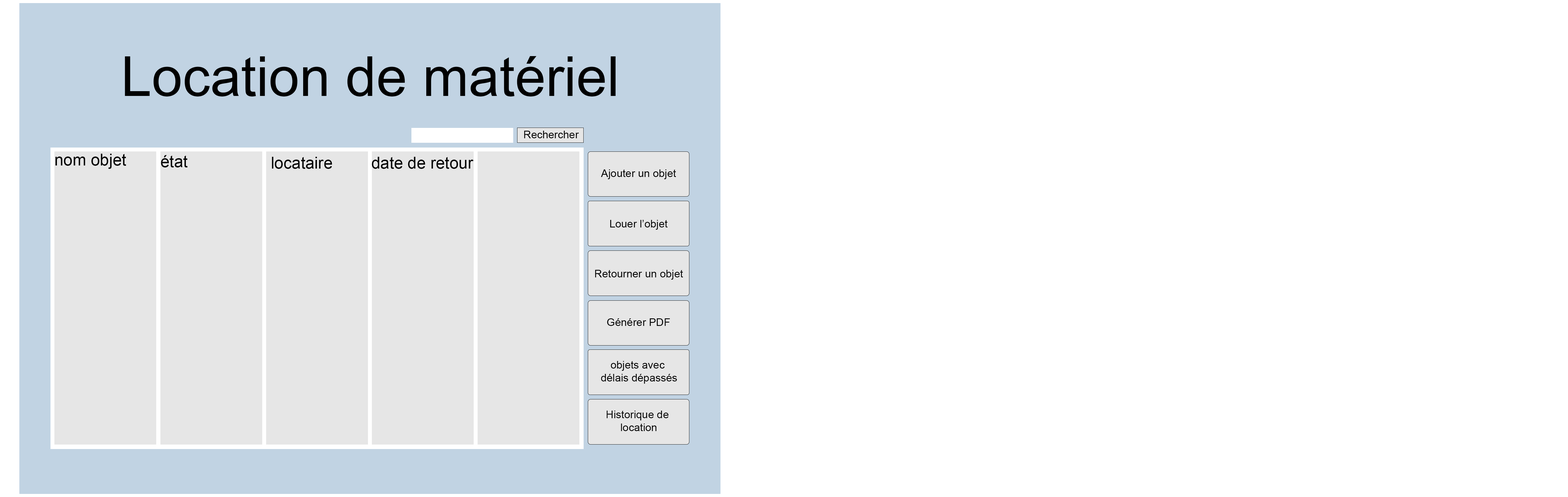
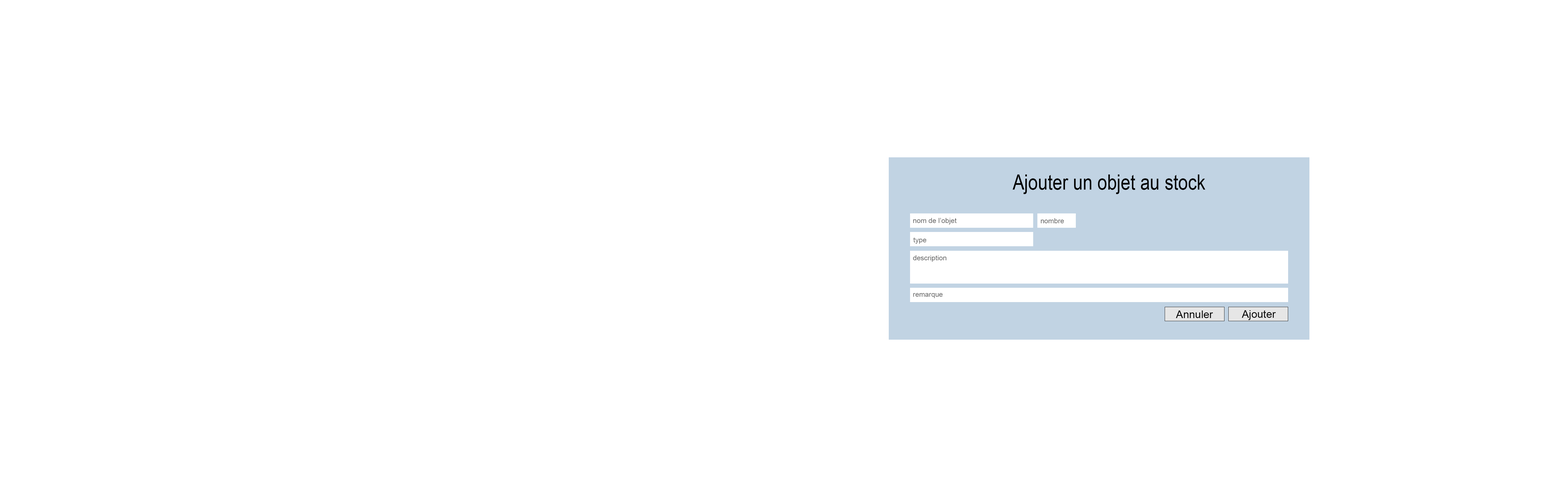
Before/after of a 1568 x 497 layered artwork. What changed in the layer stack:
added layer "Ajouter un objet au stock" in group "Ajouter un objet - formulaire" over [1012, 174, 1206, 195]
added group "bouton annuler" (1st of 2, in "Ajouter un objet - formulaire") with 2 layers in group "Ajouter un objet - formulaire" over [1164, 306, 1225, 322]
added layer "Annuler" in group "bouton annuler" over [1175, 310, 1214, 319]
added layer "bouton annuler" (2nd of 2, in "Ajouter un objet - formulaire" › "bouton annuler") in group "bouton annuler" over [1164, 306, 1225, 322]
added group "Bouton ajouter" with 2 layers in group "Ajouter un objet - formulaire" over [1228, 306, 1289, 322]
added layer "Ajouter - texte" in group "Bouton ajouter" over [1241, 310, 1277, 320]
added layer "bouton ajouter" in group "Bouton ajouter" over [1228, 306, 1289, 322]
added group "Placeholder" with 5 layers in group "Ajouter un objet - formulaire" over [912, 217, 1065, 299]
added layer "remarque" in group "Placeholder" over [913, 293, 943, 299]
added layer "description" in group "Placeholder" over [912, 255, 947, 262]
added layer "type" in group "Placeholder" over [913, 237, 927, 244]
added layer "nombre" in group "Placeholder" over [1040, 218, 1065, 224]
added layer "nom de l’objet" in group "Placeholder" over [913, 217, 957, 225]
added layer "champ texte - description" in group "Ajouter un objet - formulaire" over [912, 255, 947, 262]
added layer "champTexte - nb exemplaire" in group "Ajouter un objet - formulaire" over [1040, 218, 1065, 224]
added layer "champTexte - remarque" in group "Ajouter un objet - formulaire" over [913, 293, 943, 299]
added layer "champTexte - nom" in group "Ajouter un objet - formulaire" over [913, 217, 957, 225]
added layer "Fond formulaire" in group "Ajouter un objet - formulaire" over [888, 157, 1310, 340]
hid group "Application - visuel" (35 layers) over [19, 3, 721, 494]
…and 5 more changes (1 added, 4 painted)
